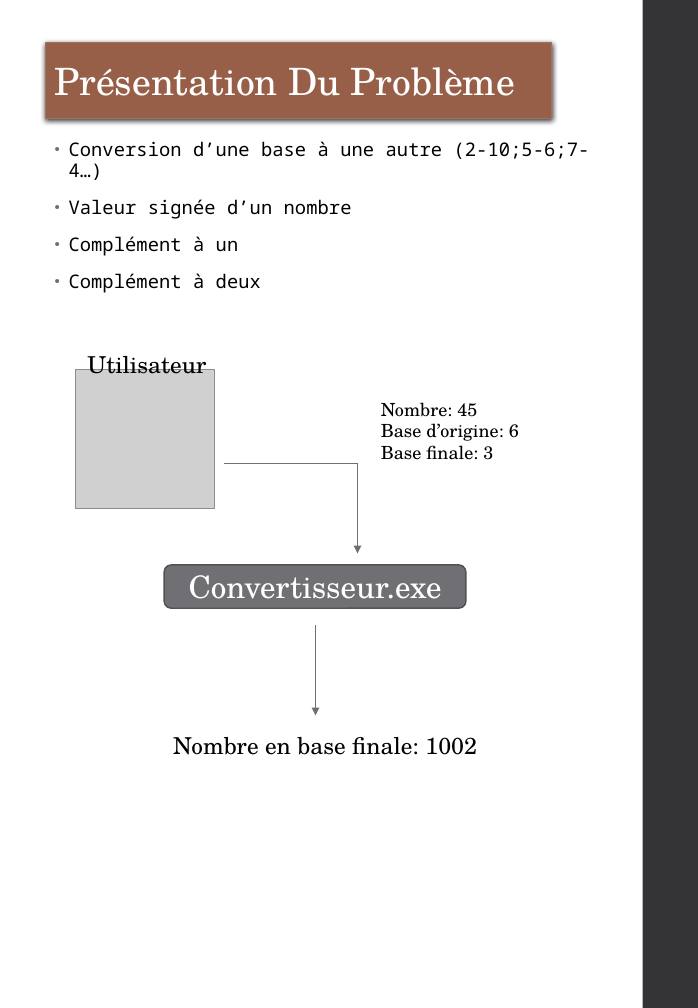
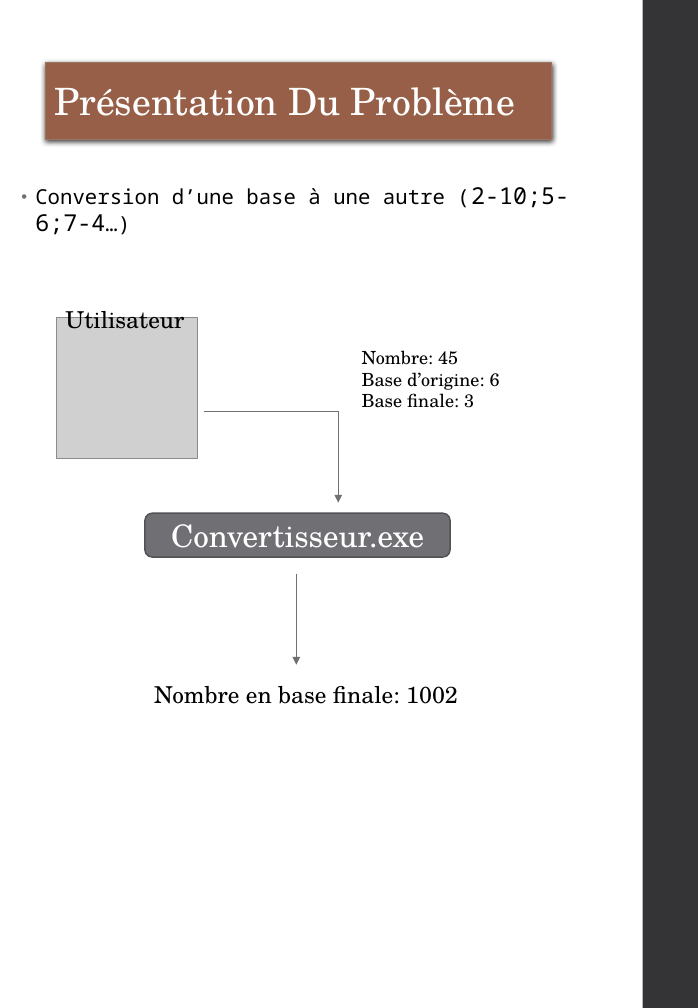
Before and after one commit to FaroukBel/Convertisseur-de-base, a slide deck: slide 2 of Compte rendu/Convertisseur de base.pptx. Drawn at 698x1008 pixels with LibreOffice and Linux fonts; fonts in the diff are those of the drawing; grey boxes stand for pictures. Boxes give left, top, right and bottom in pixels: in the first picture for what was removed or moved away, otherwise in the second. Text is boxed around its words. In the diff, an @@ line names an element or a change of style, - is before the commit and + after.

```diff
--- a/Compte rendu/Convertisseur de base.pptx
+++ b/Compte rendu/Convertisseur de base.pptx
@@ rectangle "Présentation Du Problème": place and size @@
-rectangle "Présentation Du Problème" at box(46, 42, 552, 118)
+rectangle "Présentation Du Problème" at box(46, 62, 552, 139)
@@ text "Conversion d’une base à une ...": place and size @@
-text "Conversion d’une base à une ..." at box(69, 141, 590, 293)
+text "Conversion d’une base à une ..." at box(35, 187, 569, 208)
@@ text "Conversion d’une base à une ..." at box(35, 187, 569, 208): size 14.5 to 16 pt in "Conversion d’une base à une autre (2-10;5-6;7-4…)"; size 14.5 to 18 pt in "(2-10;5-6;7-4…)" @@
@@ text at box(69, 199, 352, 293): paragraphs removed @@
-• Valeur signée d’un nombre
-• Complément à un
-• Complément à deux
@@ text "Utilisateur" rewrapped from box(87, 356, 206, 374) to box(65, 305, 184, 329) @@
@@ 2 arrows, 1 picture, 1 text, 1 line: place and size @@
-2 arrows, 1 picture, 1 text, 1 line at box(75, 369, 519, 716)
+2 arrows, 1 picture, 1 text, 1 line at box(57, 317, 500, 664)
@@ rounded rectangle "Convertisseur.exe": place and size @@
-rounded rectangle "Convertisseur.exe" at box(164, 565, 465, 609)
+rounded rectangle "Convertisseur.exe" at box(145, 514, 450, 557)
@@ text "Nombre en base finale: 1002": place and size @@
-text "Nombre en base finale: 1002" at box(173, 737, 477, 755)
+text "Nombre en base finale: 1002" at box(154, 686, 458, 704)
```
Also in this commit, not shown: 5 other slides changed, 1 slide added, 1 slide removed, 2 other files.
